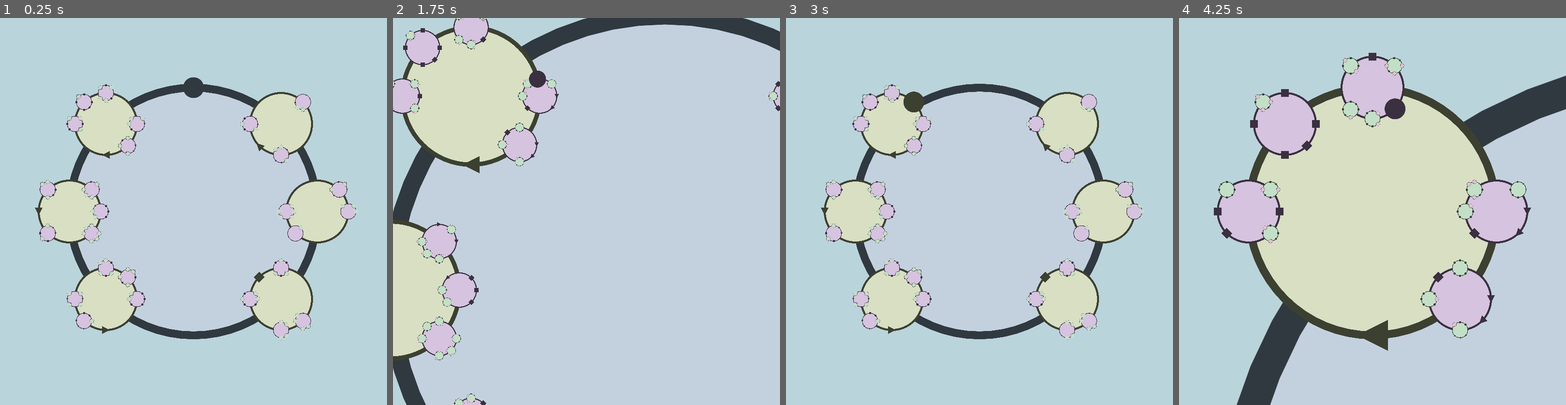
Above: before the commit, frames 1-4 (left to right).
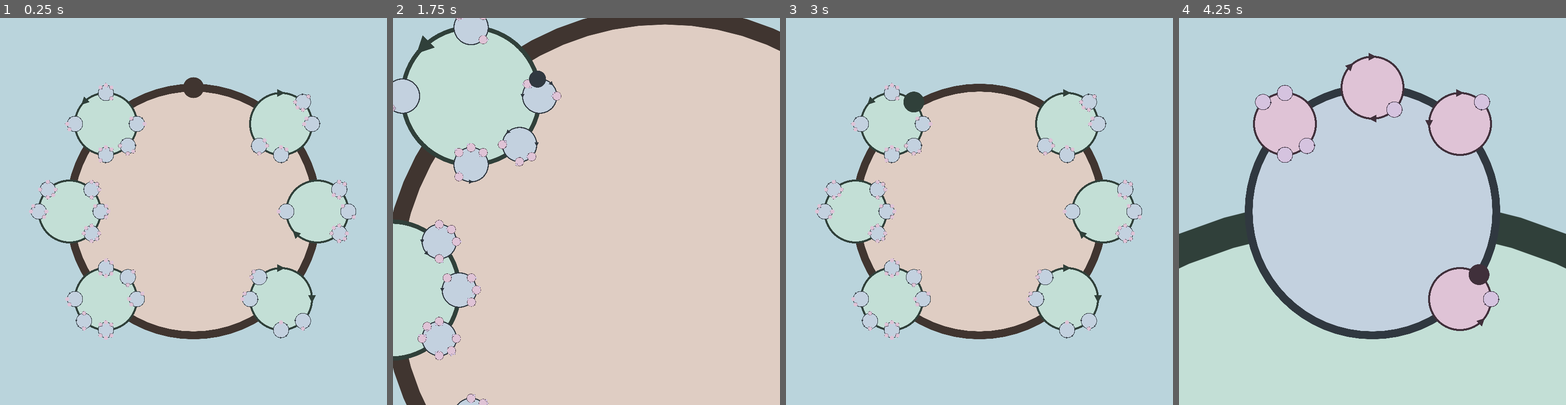
Above: after the commit, the same moments.

Repository: friedev/cycle-delver
Game: Godot game, scene res://src/main.tscn
The game is run twice, just before and just after one commit, with the same random seed, the same clock (stepped at 60 frames per second) and the same inputs.
Inputs (mouse positions are in pixels of both pictures, inside the frame that each line leads up to):
- Up to frame 1 (0.25 s): no input
- Up to frame 2 (1.75 s): tap Enter at 0.5 s; move the mouse to (671, 192) at 0.52 s; tap A (move_ccw) at 0.6 s; click (671, 192) at 0.67 s; tap Space at 1.25 s; move the mouse to (509, 230) at 1.27 s; tap D (move_cw) at 1.35 s; click (509, 230) at 1.42 s
- Up to frame 3 (3 s): move the mouse to (1018, 126) at 2.02 s; hold W (move_out) 2.03-2.78 s; click (1018, 126) at 2.17 s; move the mouse to (960, 288) at 2.77 s; tap A (move_ccw) at 2.85 s; click (960, 288) at 2.92 s
- Up to frame 4 (4.25 s): move the mouse to (1488, 269) at 3.52 s; tap D (move_cw) at 3.6 s; click (1488, 269) at 3.67 s

The runs differ from the first frame. In frame 1, 26% of the frame differs, in the area x 7-92%, y 16-84%; in frame 2, 77%, in the area x 0-100%, y 0-100%; in frame 3, 26%; in frame 4, 37%.

Commit message:
Improve loop generation and remove dead ends

Diff:
--- a/src/loop.gd
+++ b/src/loop.gd
@@ -150,24 +150,30 @@
 
 
 func generate_root() -> void:
-	generate_vertices(true, true)
+	generate_vertices(true, true, true)
 	assign_angles()
 
 
 func generate_vertices(
 	passable_forward: bool,
-	passable_backward: bool
+	passable_backward: bool,
+	force_cycle := false
 ) -> void:
 	var random_direction := DIRECTIONS[randi() % len(DIRECTIONS)]
-	var other_passable_forward := randi() % 2 == 0 if passable_forward else false
-	var other_passable_backward := randi() % 2 == 0 if passable_backward else false
-	# TODO more elegant way of writing this
-	if randi() % 2 == 0:
+	# For now, don't allow dead ends (less fun to have to backtrack)
+	assert(passable_forward or passable_backward)
+	# If this loop is overall passable in both directions, add a chance of
+	# making one side only passable forward and/or the other only passable
+	# backward
+	if passable_forward and passable_backward:
+		var other_passable_forward := not force_cycle and randf() < 0.25
+		var other_passable_backward := not force_cycle and randf() < 0.25
+		generate_vertex(random_direction, 3, true, other_passable_backward)
+		generate_vertex(-random_direction, 3, other_passable_forward, true)
+	# If this loop is only passable in one direction, leave it that way
+	else:
 		generate_vertex(random_direction, 3, passable_forward, passable_backward)
-		generate_vertex(-random_direction, 3, other_passable_forward, other_passable_backward)
-	else:
-		generate_vertex(random_direction, 3, passable_forward, other_passable_backward)
-		generate_vertex(-random_direction, 3, other_passable_forward, passable_backward)
+		generate_vertex(-random_direction, 3, passable_forward, passable_backward)
 
 
 func generate_vertex(
@@ -176,18 +182,26 @@
 	passable_forward: bool,
 	passable_backward: bool
 ) -> void:
+	var valve_count := 0 if passable_forward and passable_backward else randi_range(1, slots)
+	var valves_generated := 0
 	for i in range(slots):
 		var is_child := depth <= randi() % MAX_DEPTH
+		var is_valve := randi() % slots < valve_count - valves_generated
+		if is_valve:
+			valves_generated += 1
 		# Child
 		if is_child:
-			append_child(direction).generate_vertices(passable_forward, passable_backward)
+			append_child(direction).generate_vertices(
+				passable_forward or not is_valve,
+				passable_backward or not is_valve
+			)
 		else:
+			# Valve (or wall)
+			if is_valve:
+				append_valve(direction, passable_forward, passable_backward)
 			# Nothing (open arc)
-			if passable_forward and passable_backward:
+			else:
 				pass
-			# Valve (or "wall")
-			else:
-				append_valve(direction, passable_forward, passable_backward)
 
 
 func append_child(direction: float) -> Loop:
